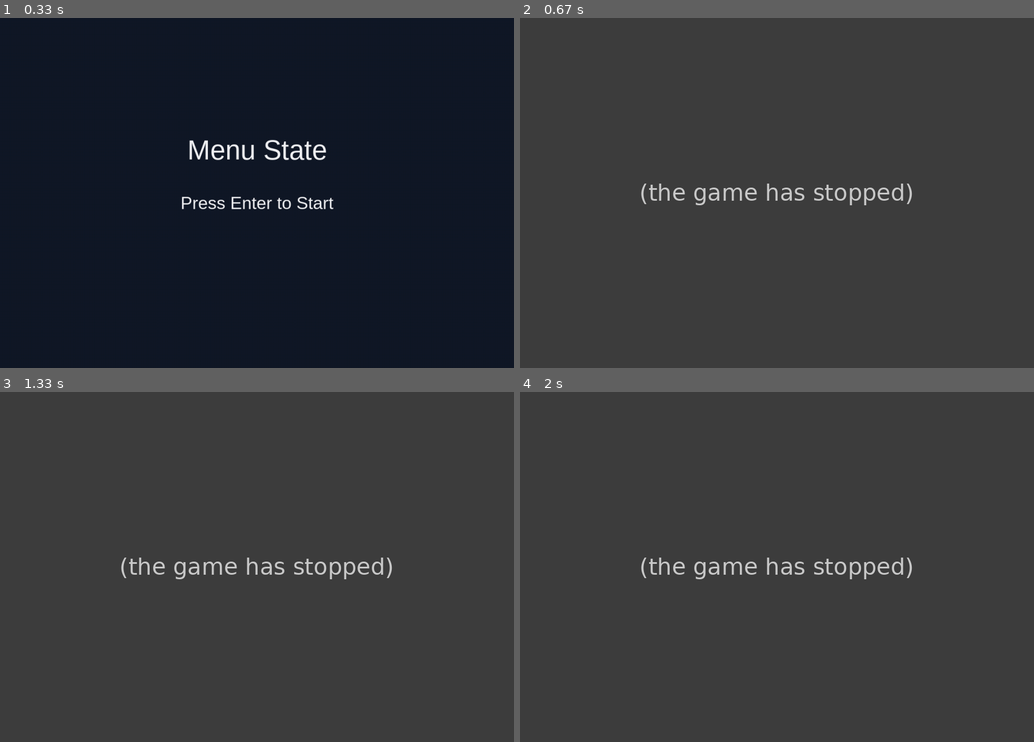
Above: before the commit, frames 1-4 (two rows, left to right).
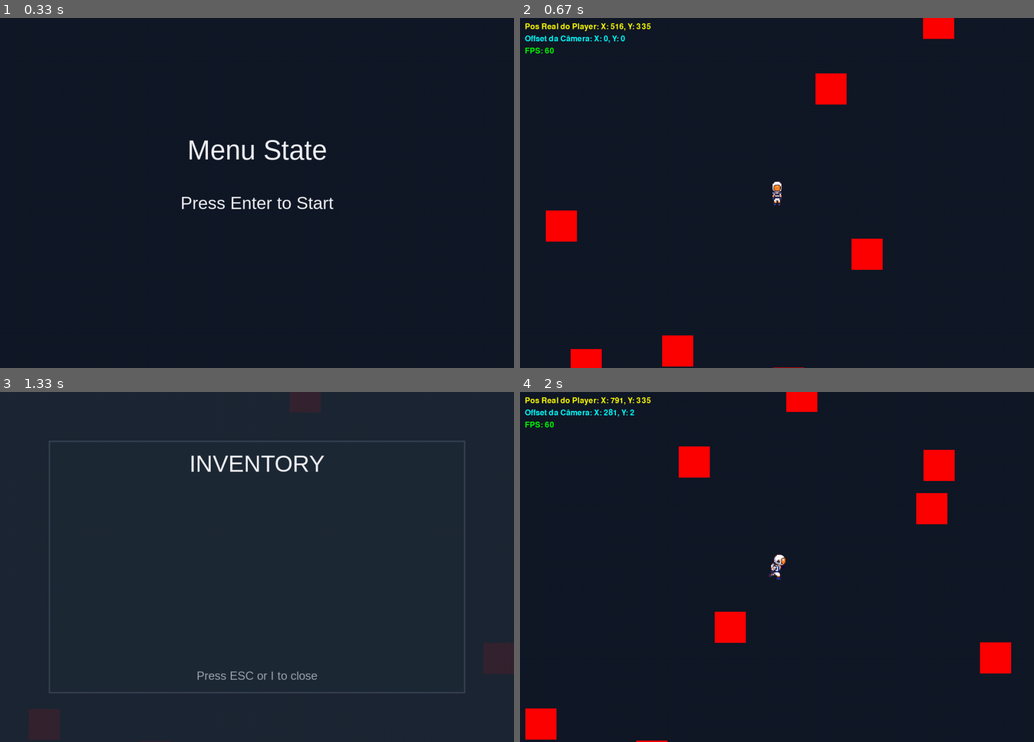
Above: after the commit, the same moments.

Repository: vitorpsogarcia/terranon
Game: pygame game, started from src/main.py
The game is run twice, just before and just after one commit, with the same random seed, the same clock (stepped at 60 frames per second) and the same inputs.
Inputs:
- Up to frame 1 (0.33 s): no input
- Up to frame 2 (0.67 s): tap Enter at 0.33 s
- Up to frame 3 (1.33 s): hold Shift 0.67-1.13 s; hold D 0.67-1.13 s; tap I at 1.17 s
- Up to frame 4 (2 s): tap I at 1.5 s; hold D from 1.83 s (still down)

Frame 1 is identical in both runs. In frame 2, 100% of the frame differs, in the area x 0-100%, y 0-100%; in frame 3, 99%; in frame 4, 100%.
Error before the commit: AttributeError: 'Player' object has no attribute 'input_manager' (player.py line 37); the game stopped at 0.33 s (later frames are placeholders)

Commit message:
refactor: Substituir o sistema de animação antigo por uma nova configuração de animação e simplificar o processamento de entrada do jogador.

Diff:
--- a/src/entities/character/player.py
+++ b/src/entities/character/player.py
@@ -1,23 +1,21 @@
 import pygame
-from core.enums.character_state_enum import CharacterStateEnum
-from core.settings.settings import PLAYER_KEYS, SCALE_PLAYER, PLAYER_BASE_SPEED
-from entities.character.character_animator import CharacterAnimator
+from core.settings.settings import ASSETS_FOLDER, DIRECTIONS, PLAYER_KEYS, SCALE_PLAYER, PLAYER_BASE_SPEED
 from entities.character.characters import Character
+from utils.image import load_image
 from utils.direction import get_direction_str_by_vector
-from core.input_manager import InputManager
 
 class Player(Character):
     def __init__(self, axle_x: float, axle_y: float, *groups: pygame.sprite.Group):
         super().__init__(axle_x, axle_y, speed=PLAYER_BASE_SPEED, *groups)
         self.scale = SCALE_PLAYER
         self._last_direction = "S"
+        self._is_running = False
         self.render_layer = 1
 
-        self._animator = CharacterAnimator("player", scale=self.scale)
-
-        self._animator.update(0.0, CharacterStateEnum.IDLE, self._last_direction)
-        self.image = self._animator.get_frame()
-        self.rect = self.image.get_rect(topleft=(round(axle_x), round(axle_y)))
+        self._setup_animations()
+        self.animator.play(f"idle_{self._last_direction}")
+        self.animator.update(0.0)
+        self.rect.topleft = (round(axle_x), round(axle_y))
 
     @property
     def frame_width(self) -> int:
@@ -30,11 +28,38 @@
     def process_event(self, event: pygame.event.Event):
         pass
 
+    def _setup_animations(self):
+        player_root = ASSETS_FOLDER / "images" / "player"
+
+        for direction in DIRECTIONS:
+            idle_path = player_root / "idle" / f"{direction}.png"
+            running_dir = player_root / "animations" / "moving" / direction
+
+            try:
+                idle_frame = load_image(idle_path, scale=self.scale)
+            except FileNotFoundError:
+                continue
+
+            running_frames = []
+            for i in range(8):
+                run_path = running_dir / f"{i}.png"
+                try:
+                    running_frames.append(load_image(run_path, scale=self.scale))
+                except FileNotFoundError:
+                    break
+
+            move_frames = running_frames if running_frames else [idle_frame]
+
+            self.animator.add_animation(f"idle_{direction}", [idle_frame], frame_duration=1.0)
+            self.animator.add_animation(f"walking_{direction}", move_frames, frame_duration=1 / 7.0)
+            self.animator.add_animation(f"running_{direction}", move_frames, frame_duration=1 / 10.0)
+
     def handle_input(self):
+        keys = pygame.key.get_pressed()
         self.direction.x = 0
         self.direction.y = 0
 
-        if self.input_manager.is_action_pressed("UP"):
+        if keys[PLAYER_KEYS["UP"]]:
             self.direction.y -= 1
         if keys[PLAYER_KEYS["DOWN"]]:
             self.direction.y += 1
@@ -43,7 +68,8 @@
         if keys[PLAYER_KEYS["RIGHT"]]:
             self.direction.x += 1
 
-        if keys[PLAYER_KEYS["RUN"]]:
+        self._is_running = bool(keys[PLAYER_KEYS["RUN"]])
+        if self._is_running:
             self.speed = PLAYER_BASE_SPEED * 2
         else:
             self.speed = PLAYER_BASE_SPEED
@@ -55,16 +81,10 @@
     def update(self, dt: float):
         self.handle_input()
 
-        state = CharacterStateEnum.IDLE
+        state = "idle"
         if self.direction.x != 0 or self.direction.y != 0:
-            state = CharacterStateEnum.MOVING
+            state = "running" if self._is_running else "walking"
 
-
-        self._animator.update(dt, state, self._last_direction)
-        self.image = self._animator.get_frame()
-
-
-        old_center = self.rect.center
-        self.rect = self.image.get_rect(center=old_center)
+        self.animator.play(f"{state}_{self._last_direction}")
 
         super().update(dt)
